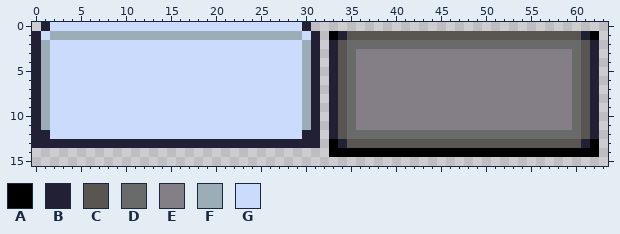
One commit to this pixel-art sprite: assets/aseprite/characters/dropTarget.png. Above, as it was before the edit.
The file is 64x16 pixels.
Palette (. is transparent): A #000000  B #222034  C #595652  D #696a6a  E #847e87  F #9badb7  G #cbdbfc
Pixels before, first column x 0:
 0 .BGGGGGGGGGGGGGGGGGGGGGGGGGGGGB................................
 1 BGFFFFFFFFFFFFFFFFFFFFFFFFFFFFGB.ABCCCCCCCCCCCCCCCCCCCCCCCCCCBA
 2 BFGGGGGGGGGGGGGGGGGGGGGGGGGGGGFB.BCDDDDDDDDDDDDDDDDDDDDDDDDDDCB
 3 BFGGGGGGGGGGGGGGGGGGGGGGGGGGGGFB.BCDEEEEEEEEEEEEEEEEEEEEEEEEDCB
 4 BFGGGGGGGGGGGGGGGGGGGGGGGGGGGGFB.BCDEEEEEEEEEEEEEEEEEEEEEEEEDCB
 5 BFGGGGGGGGGGGGGGGGGGGGGGGGGGGGFB.BCDEEEEEEEEEEEEEEEEEEEEEEEEDCB
 6 BFGGGGGGGGGGGGGGGGGGGGGGGGGGGGFB.BCDEEEEEEEEEEEEEEEEEEEEEEEEDCB
 7 BFGGGGGGGGGGGGGGGGGGGGGGGGGGGGFB.BCDEEEEEEEEEEEEEEEEEEEEEEEEDCB
 8 BFGGGGGGGGGGGGGGGGGGGGGGGGGGGGFB.BCDEEEEEEEEEEEEEEEEEEEEEEEEDCB
 9 BFGGGGGGGGGGGGGGGGGGGGGGGGGGGGFB.BCDEEEEEEEEEEEEEEEEEEEEEEEEDCB
10 BFGGGGGGGGGGGGGGGGGGGGGGGGGGGGFB.BCDEEEEEEEEEEEEEEEEEEEEEEEEDCB
11 BFGGGGGGGGGGGGGGGGGGGGGGGGGGGGFB.BCDEEEEEEEEEEEEEEEEEEEEEEEEDCB
12 BBGGGGGGGGGGGGGGGGGGGGGGGGGGGGBB.BCDDDDDDDDDDDDDDDDDDDDDDDDDDCB
13 BBBBBBBBBBBBBBBBBBBBBBBBBBBBBBBB.ABCCCCCCCCCCCCCCCCCCCCCCCCCCBA
14 .................................AAAAAAAAAAAAAAAAAAAAAAAAAAAAAA
Now the later version:
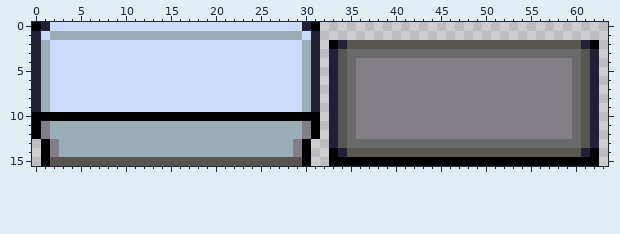
The exact change:
y 0: x 0 . -> A; x 31 . -> A
y 1: x 33..62 ABCCCCCCCCCCCCCCCCCCCCCCCCCCBA -> ..............................
y 2: x 33..62 BCDDDDDDDDDDDDDDDDDDDDDDDDDDCB -> ABCCCCCCCCCCCCCCCCCCCCCCCCCCBA
y 3: x 36..59 EEEEEEEEEEEEEEEEEEEEEEEE -> DDDDDDDDDDDDDDDDDDDDDDDD
y 10: x 0..31 BFGGGGGGGGGGGGGGGGGGGGGGGGGGGGFB -> AAAAAAAAAAAAAAAAAAAAAAAAAAAAAAAA
y 11: x 0..31 BFGGGGGGGGGGGGGGGGGGGGGGGGGGGGFB -> AEFFFFFFFFFFFFFFFFFFFFFFFFFFFFEA
y 12: x 0..31 BBGGGGGGGGGGGGGGGGGGGGGGGGGGGGBB -> AEFFFFFFFFFFFFFFFFFFFFFFFFFFFFEA; x 36..59 DDDDDDDDDDDDDDDDDDDDDDDD -> EEEEEEEEEEEEEEEEEEEEEEEE
y 13: x 0..31 BBBBBBBBBBBBBBBBBBBBBBBBBBBBBBBB -> .AEFFFFFFFFFFFFFFFFFFFFFFFFFFEA.; x 33..62 ABCCCCCCCCCCCCCCCCCCCCCCCCCCBA -> BCDDDDDDDDDDDDDDDDDDDDDDDDDDCB
y 14: x 1..30 .............................. -> AEFFFFFFFFFFFFFFFFFFFFFFFFFFEA; x 34..61 AAAAAAAAAAAAAAAAAAAAAAAAAAAA -> BCCCCCCCCCCCCCCCCCCCCCCCCCCB
y 15: x 1..30 .............................. -> ACCCCCCCCCCCCCCCCCCCCCCCCCCCCA; x 33..62 .............................. -> AAAAAAAAAAAAAAAAAAAAAAAAAAAAAA
Changed places in both pictures, as pixel boxes (x1, y1, x2, y2):
added: (32, 22, 41, 31)
changed: (311, 22, 599, 58)
changed: (32, 112, 599, 166)
